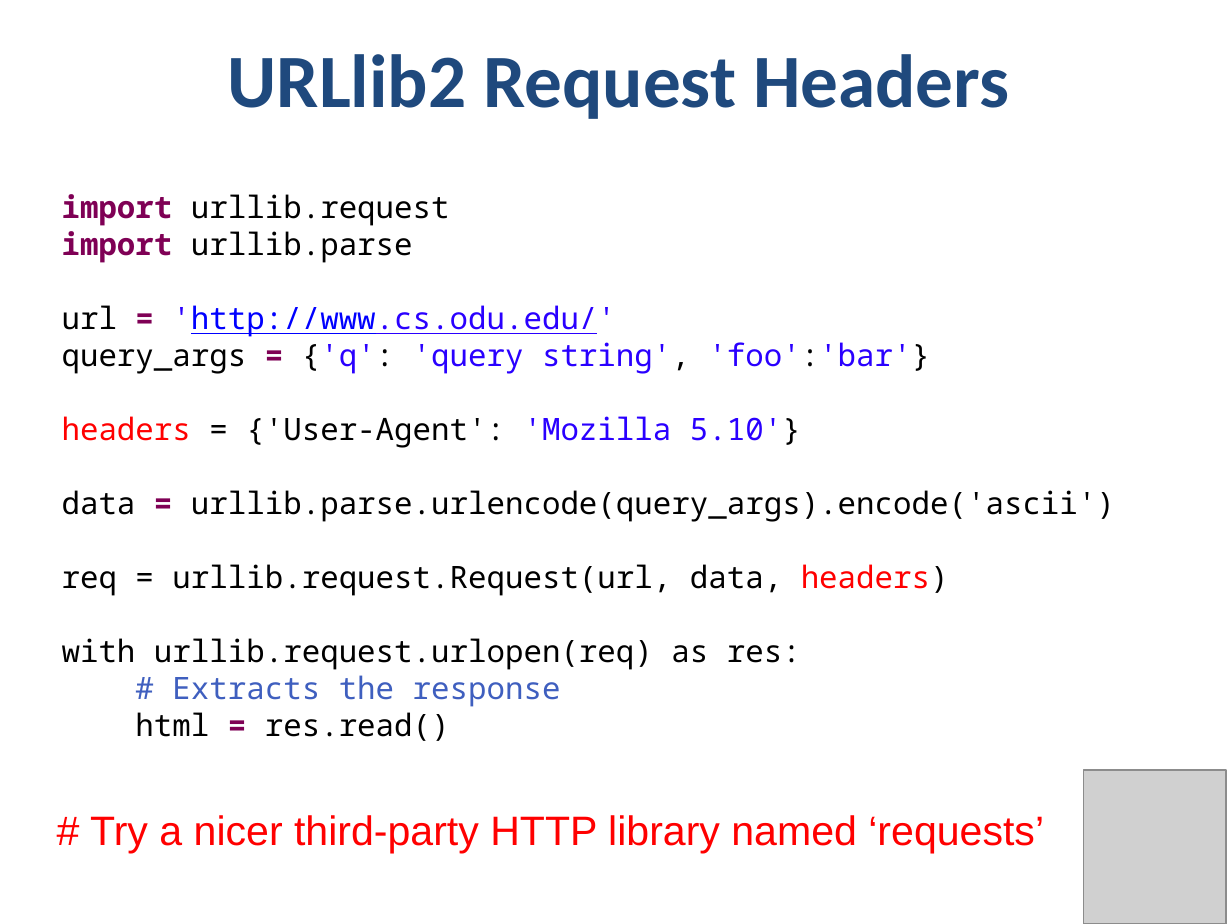
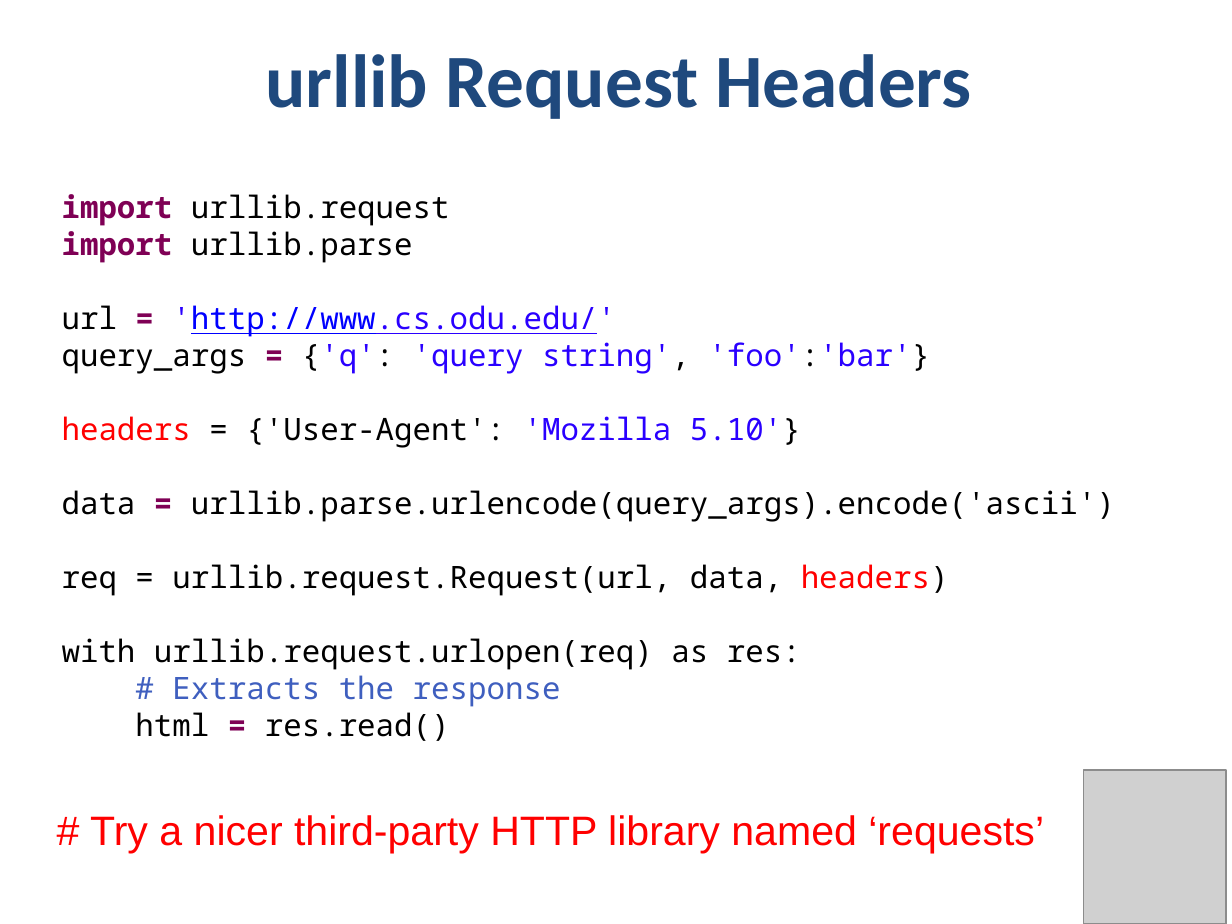
Before and after one commit to phonedude/cs532-s17, a slide deck: slide 80 of slides/week-02-python.pptx. Drawn at 1232x924 pixels with LibreOffice and Linux fonts; fonts in the diff are those of the drawing; grey boxes stand for pictures. Boxes give left, top, right and bottom in pixels: in the first picture for what was removed or moved away, otherwise in the second. Text is boxed around its words. In the diff, an @@ line names an element or a change of style, - is before the commit and + after.

```diff
--- a/slides/week-02-python.pptx
+++ b/slides/week-02-python.pptx
@@ title at (266, 54, 971, 119): text changed @@
-URLlib2 Request Headers
+urllib Request Headers
```
Also in this commit, not shown: 15 other slides changed, 1 other file.
